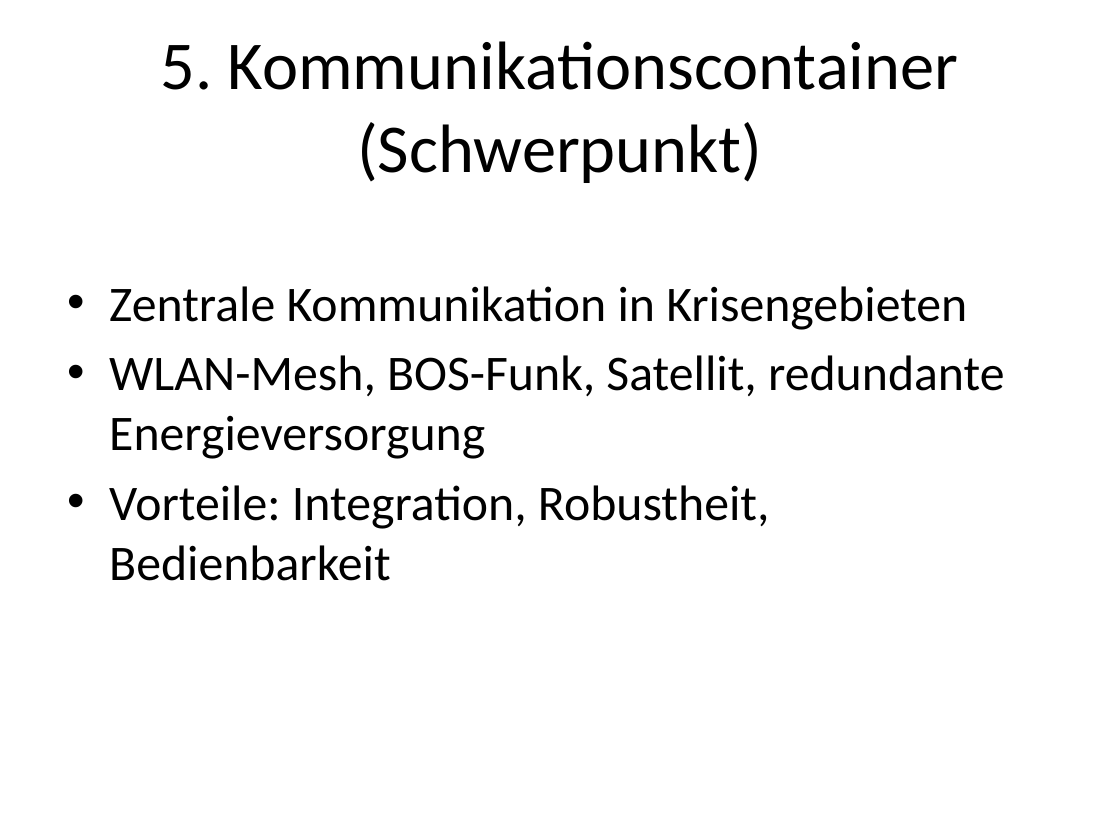
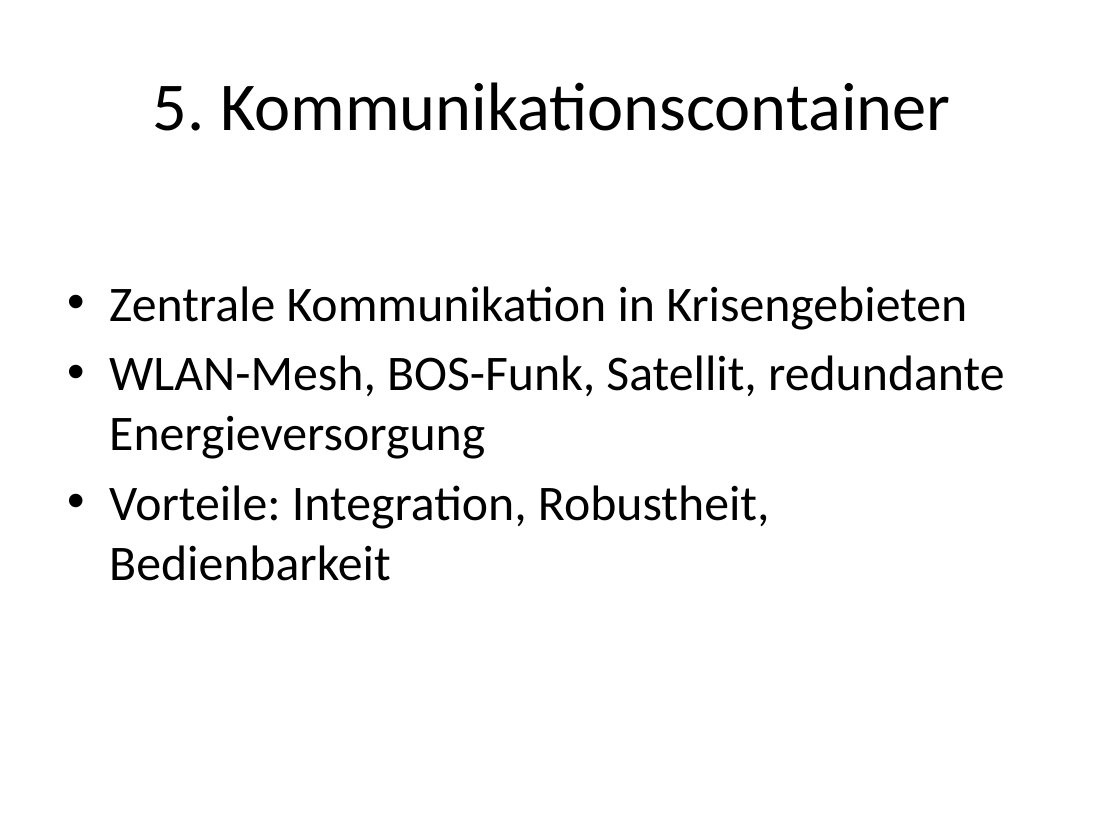
Before and after one commit to Beatlex/KaffeeContainer, a slide deck: slide 6 of Projektpräsentation/Powerpoint/Projektpraesentation_OffGrid_Containersystem_Gliederung.pptx. Drawn at 1120x840 pixels with LibreOffice and Linux fonts; fonts in the diff are those of the drawing. Boxes give left, top, right and bottom in pixels: in the first picture for what was removed or moved away, otherwise in the second. Text is boxed around its words. In the diff, an @@ line names an element or a change of style, - is before the commit and + after.

```diff
--- a/Projektpräsentation/Powerpoint/Projektpraesentation_OffGrid_Containersystem_Gliederung.pptx
+++ b/Projektpräsentation/Powerpoint/Projektpraesentation_OffGrid_Containersystem_Gliederung.pptx
@@ title at (x1=153, y1=82, x2=950, y2=131): text changed @@
-5. Kommunikationscontainer (Schwerpunkt)
+5. Kommunikationscontainer
```
Also in this commit, not shown: 2 other slides changed, 3 other files.
